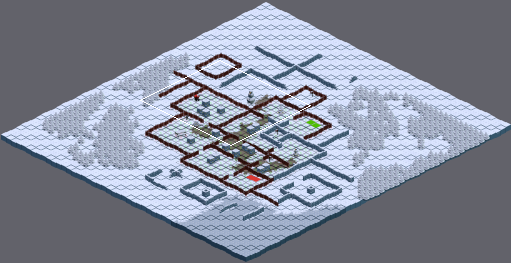
Two states of a Tiled map (JSON), TBSA/Bin/Data/Tiled/5_Playground.json. Above: a wide view before the commit, with the close-up outlined.
Close-up. Earlier state:
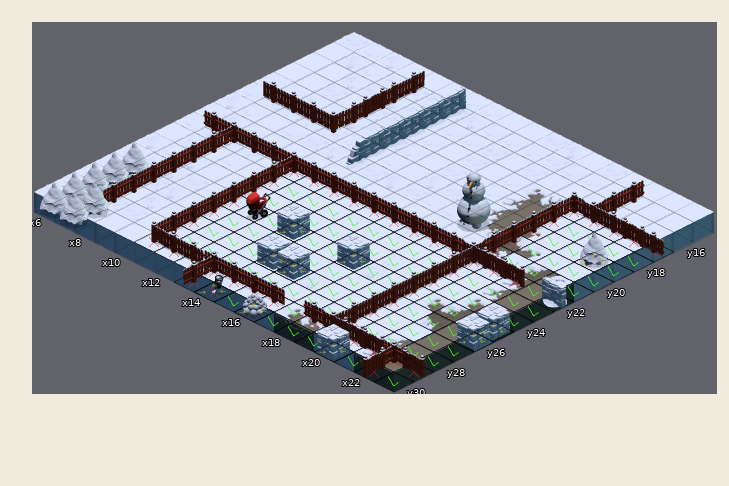
Cells are 128x64 px. Isometric: x runs down to the right, y down to the left. Shown: x 6..23, y 15..30. The commit also changed other parts of the map, which this record leaves out.
The same view after the edit:
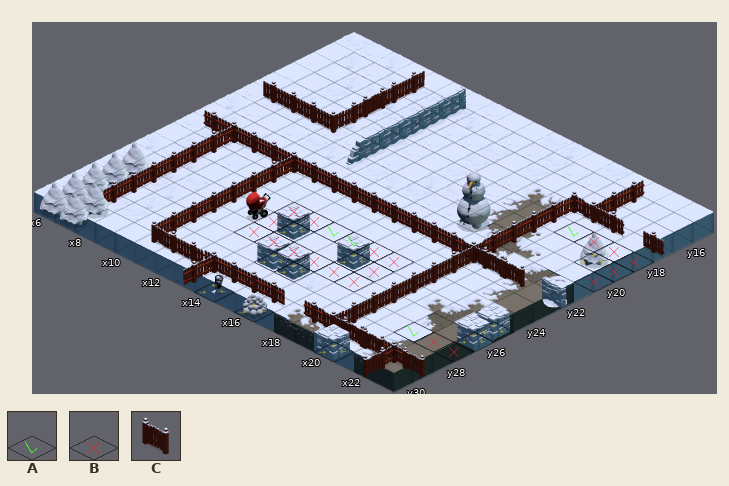
Key: from "_dataTileSheet": A 0, B 1; from "tileSheetWalls": C 0.
_ is an empty cell.
Tiles of an added or newly shown layer are drawn over the layers below it.
What changed:
Layer "_Room_1" (now hidden):
Tile A is removed in row 18 at x 21 to 23; in row 19 at x 20 to 21 and 23; in rows 20 to 21 at x 20 to 23; in row 22 at x 22; in row 23 at x 11 to 18 and 20 to 23; in row 24 at x 11 to 13, 16 to 18 and 20 to 23.
Tile A is removed in row 25 at x 11 to 12, 14 to 15, 17 to 18 and 20 to 22; in row 26 at x 11 to 18 and 20 to 22; in row 27 at x 11 to 13, 16 to 18, 20 and 22 to 23; in row 28 at x 11 to 18 and 20 to 23; in row 29 at x 17; in row 30 at x 15, 17 to 19, 21 and 23.
Tile B is removed in row 17 at x 19 to 23; in row 18 at x 19; in row 19 at x 19 and 22; in rows 20 to 21 at x 19; in row 22 at x 10 to 21 and 23; in rows 23 to 24 at x 10 and 19.
Tile B is removed in row 25 at x 10, 13, 16, 19 and 23; in row 26 at x 10, 19 and 23; in row 27 at x 10, 14 to 15 and 19; in row 28 at x 10 and 19; in row 29 at x 10 to 16 and 18 to 23; in row 30 at x 13 to 14, 16, 20 and 22.
Layer "walls":
Tile C is removed in row 17 at x 22.
Layer "_path_Enemy1" (now shown):
There is now tile B in row 18 at x 21 to 23; in rows 19 to 20 at x 23.
Layer "_path_Enemy4" (now shown):
There is now tile B in row 24 at x 16 to 17; in row 25 at x 17; in row 26 at x 15 to 17.
Layer "_path_Enemy5" (now shown):
There is now tile B in row 24 at x 12 to 13; in row 25 at x 12; in row 26 at x 12 to 14.
Layer "_path_Enemy9" (now shown):
There is now tile B in row 27 at x 22 to 23.
